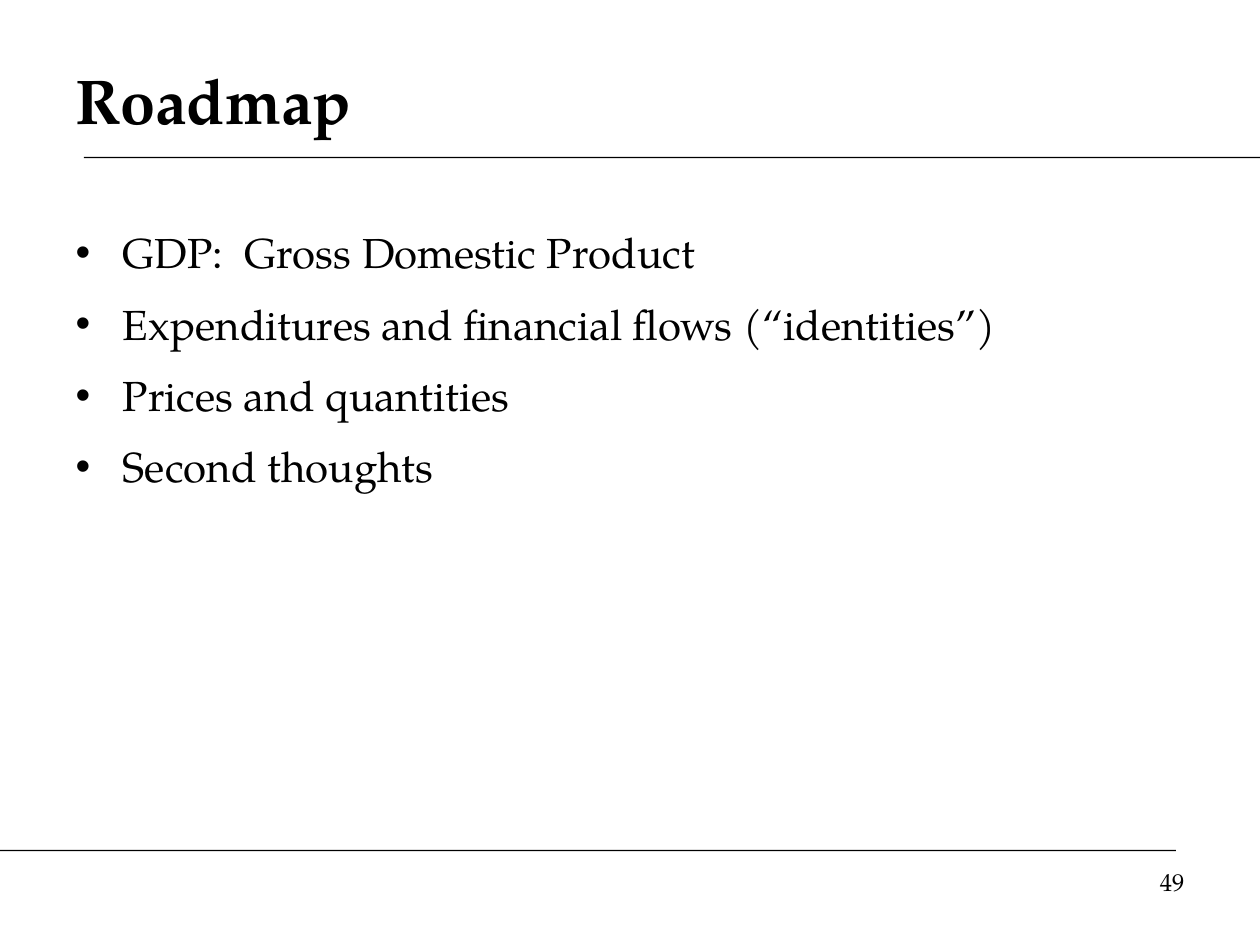
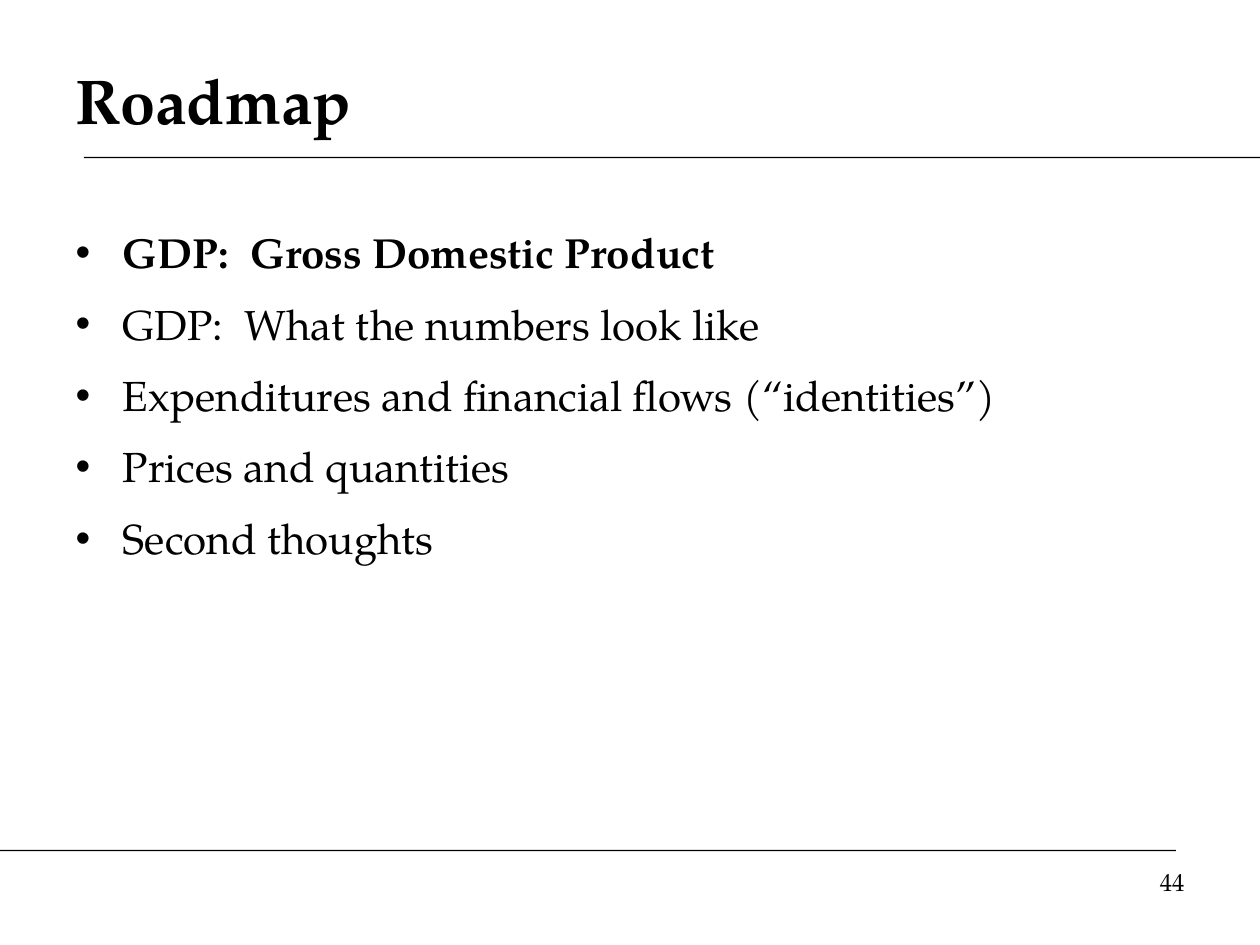
Before and after one commit to DaveBackus/Global_Economy, a slide deck: slide 44 of Slides/slides_intro_f14.pptx (slide 49 before the commit). Drawn at 1260x945 pixels with LibreOffice and Linux fonts; fonts in the diff are those of the drawing. Boxes give left, top, right and bottom in pixels: in the first picture for what was removed or moved away, otherwise in the second. Text is boxed around its words. In the diff, an @@ line names an element or a change of style, - is before the commit and + after.

```diff
--- a/Slides/slides_intro_f14.pptx
+++ b/Slides/slides_intro_f14.pptx
@@ text at box(123, 237, 714, 269): bold on in "GDP: Gross Domestic Product" @@
@@ text at box(123, 309, 759, 341): paragraph added @@
+• GDP: What the numbers look like
@@ page number at box(1160, 874, 1185, 891): text changed @@
-49
+44
```
Also in this commit, not shown: 38 other slides changed, 2 slides added, 11 slides removed, 14 other files.
